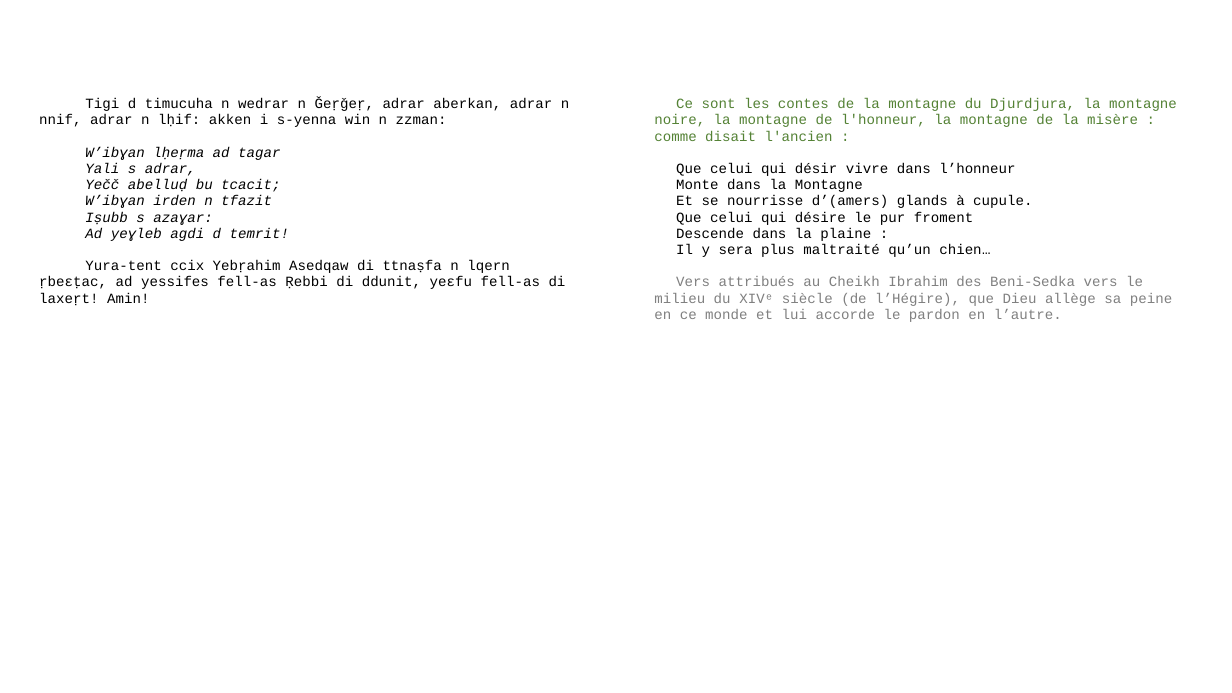
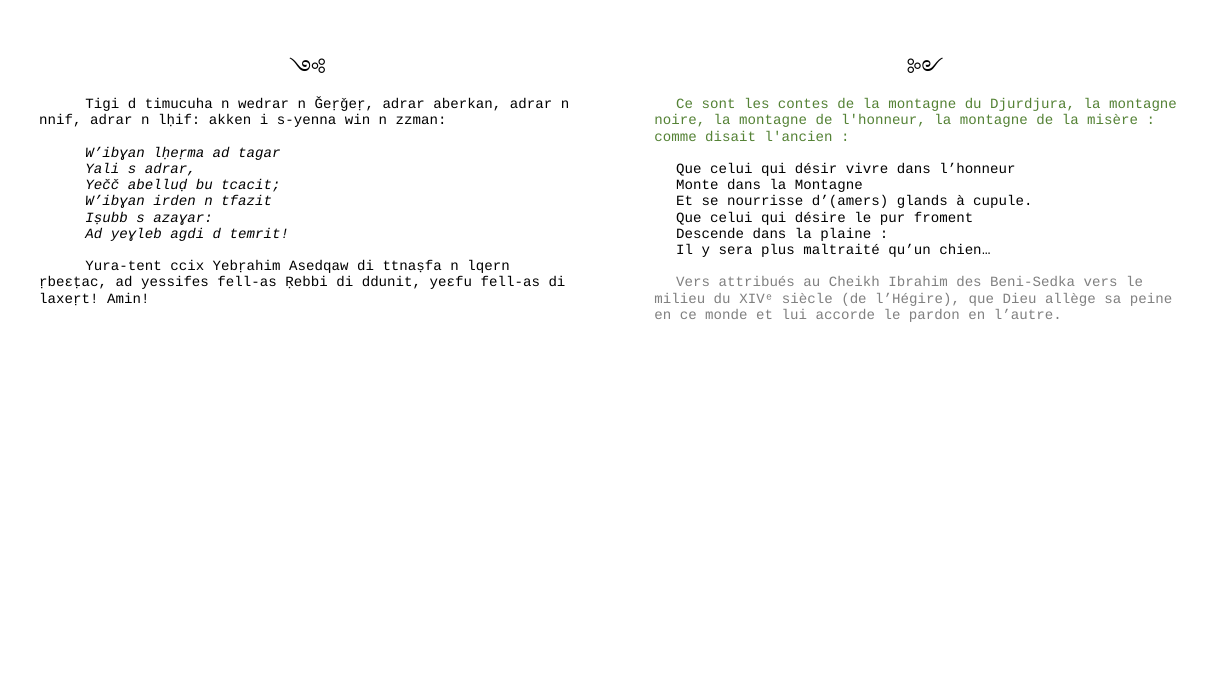
Before and after one commit to sferhah/tamacahut_n_wuccen, a slide deck: slide 2 of Uccen.ConsoleApp/uccen.pptx. Drawn at 1232x693 pixels with LibreOffice and Linux fonts; fonts in the diff are those of the drawing. Boxes give left, top, right and bottom in pixels: in the first picture for what was removed or moved away, otherwise in the second. Text is boxed around its words. In the diff, an @@ line names an element or a change of style, - is before the commit and + after.

```diff
--- a/Uccen.ConsoleApp/uccen.pptx
+++ b/Uccen.ConsoleApp/uccen.pptx
@@ table at (30,15,1205,668) @@
-row 2, column 1: 
+row 2, column 1: ༺
-row 2, column 3: 
+row 2, column 3: ༻
```
Also in this commit, not shown: 1 other slide changed, 2 other files.
